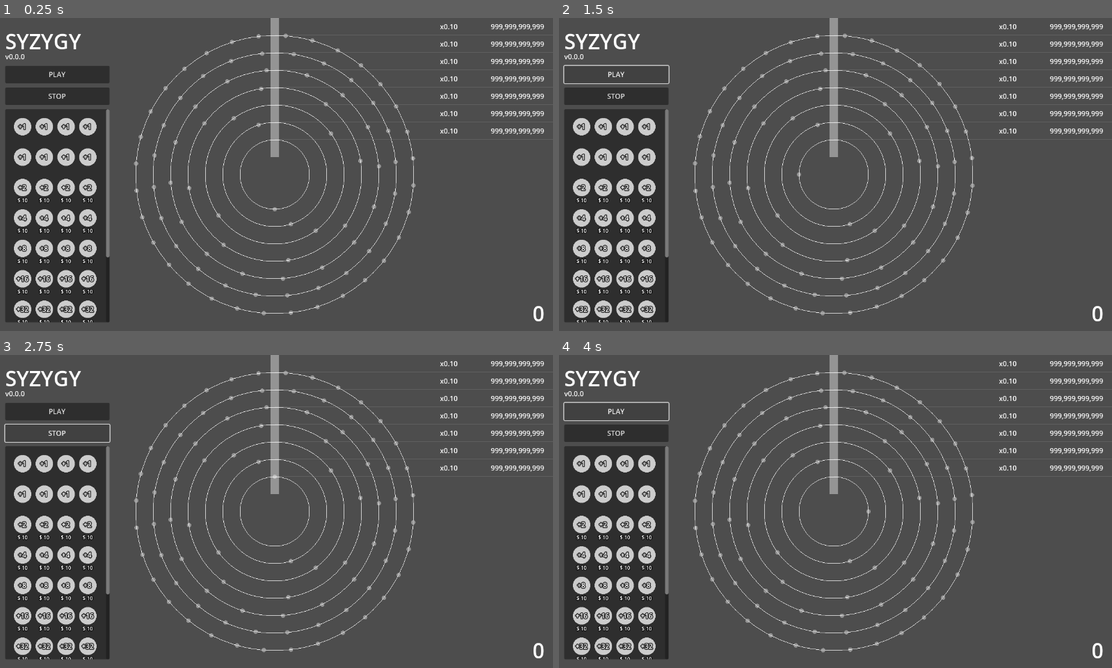
Above: before the commit, frames 1-4 (two rows, left to right).
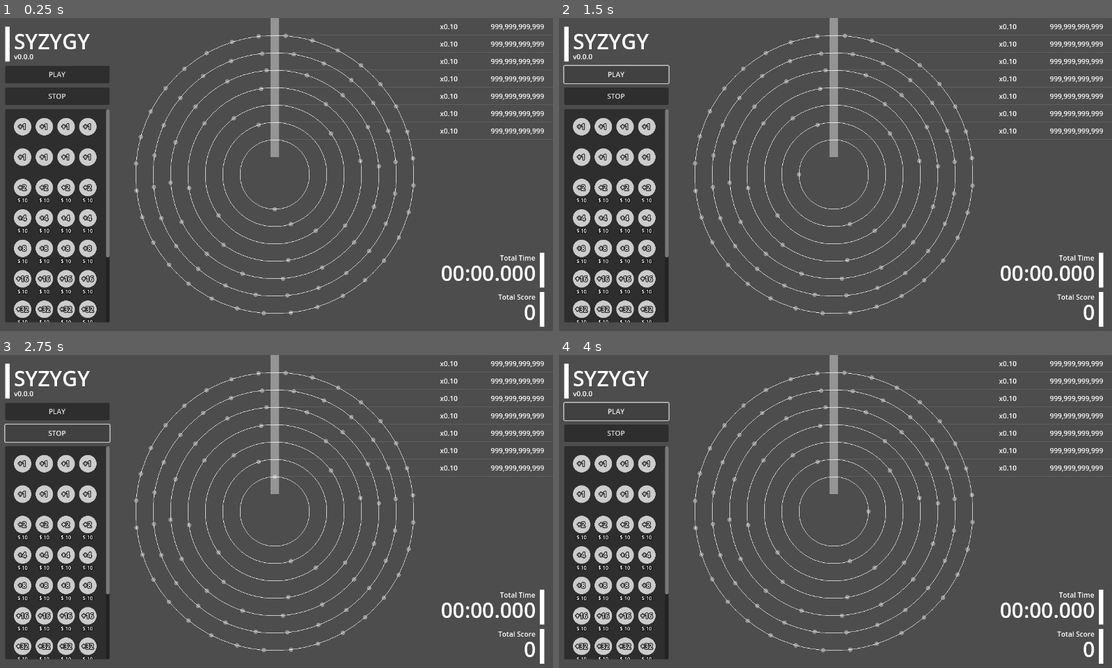
Above: after the commit, the same moments.

Repository: kamikoloss/syzygy
Game: Godot game, scene res://scenes/main.tscn
Two runs of this game, one before a commit and one after it. Both use one fixed random seed, a clock stepped at 60 frames per second and the inputs below.
Inputs:
- Up to frame 1 (0.25 s): no input
- Up to frame 2 (1.5 s): click "PLAY" at 0.5 s; click "PLAY" at 1.25 s
- Up to frame 3 (2.75 s): click "STOP" at 2 s
- Up to frame 4 (4 s): click "STOP" at 2.75 s; click "PLAY" at 3.5 s

The runs differ from the first frame. In frame 1, 1.3% of the frame differs, in the area x 0-99%, y 2-99%; in frame 2, 1.3%; in frame 3, 1.3%; in frame 4, 1.3%.

Commit message:
add total time label to Main

Diff:
--- a/scenes/main.gd
+++ b/scenes/main.gd
@@ -11,13 +11,17 @@
 @export var _button_play: Button
 @export var _button_stop: Button
 @export var _label_version: Label
-@export var _label_score_total: Label
-
+@export var _label_total_score: Label
+@export var _label_total_time: Label
 
 var total_score := 0:
     set(v):
         total_score = v
-        _label_score_total.text = "%s" % [total_score]
+        _label_total_score.text = "%s" % [total_score]
+var total_time_sec := 0:
+    set(v):
+        total_time_sec = v
+        _label_total_time.text = "%s" % [total_time_sec]
 
 
 func _ready() -> void:
--- a/scenes/main.tscn
+++ b/scenes/main.tscn
@@ -5,7 +5,7 @@
 [ext_resource type="PackedScene" uid="uid://bk5qrvbech16c" path="res://scenes/chip_sensor.tscn" id="3_sugp2"]
 [ext_resource type="PackedScene" uid="uid://b185sasx51q0n" path="res://scenes/chip.tscn" id="4_jyhfs"]
 
-[node name="Main" type="Control" node_paths=PackedStringArray("objects", "chip_storage", "_button_play", "_button_stop", "_label_version", "_label_score_total")]
+[node name="Main" type="Control" node_paths=PackedStringArray("objects", "chip_storage", "_button_play", "_button_stop", "_label_version", "_label_total_score", "_label_total_time")]
 layout_mode = 3
 anchors_preset = 0
 script = ExtResource("1_ig7tw")
@@ -14,8 +14,9 @@
 chip_scene = ExtResource("4_jyhfs")
 _button_play = NodePath("UI/MarginContainerLeft/VBoxContainer/ButtonPlay")
 _button_stop = NodePath("UI/MarginContainerLeft/VBoxContainer/ButtonStop")
-_label_version = NodePath("UI/LabelVersion")
-_label_score_total = NodePath("UI/LabelScoreTotal")
+_label_version = NodePath("UI/Title/LabelVersion")
+_label_total_score = NodePath("UI/Score/LabelTotalScore")
+_label_total_time = NodePath("UI/Time/LabelTotalTime")
 
 [node name="Objects" type="Control" parent="."]
 anchors_preset = 0
@@ -272,34 +273,91 @@
 layout_mode = 2
 size_flags_vertical = 3
 
-[node name="LabelTitle" type="Label" parent="UI"]
-custom_minimum_size = Vector2(0, 80)
-layout_mode = 0
+[node name="Title" type="Control" parent="UI"]
+anchors_preset = 0
 offset_left = 20.0
 offset_top = 20.0
+offset_right = 20.0
+offset_bottom = 20.0
+
+[node name="ColorRect" type="ColorRect" parent="UI/Title"]
+layout_mode = 0
+offset_right = 10.0
+offset_bottom = 80.0
+
+[node name="LabelTitle" type="Label" parent="UI/Title"]
+custom_minimum_size = Vector2(0, 80)
+layout_mode = 0
+offset_left = 20.0
 offset_right = 480.0
-offset_bottom = 100.0
+offset_bottom = 80.0
 theme_override_font_sizes/font_size = 48
 text = "SYZYGY"
 
-[node name="LabelVersion" type="Label" parent="UI"]
+[node name="LabelVersion" type="Label" parent="UI/Title"]
 custom_minimum_size = Vector2(0, 80)
 layout_mode = 0
 offset_left = 20.0
-offset_top = 20.0
 offset_right = 480.0
-offset_bottom = 100.0
+offset_bottom = 80.0
 text = "ver0.0.0"
 vertical_alignment = 2
 
-[node name="LabelScoreTotal" type="Label" parent="UI"]
-custom_minimum_size = Vector2(0, 80)
-layout_mode = 2
-offset_left = 800.0
-offset_top = 640.0
-offset_right = 1260.0
-offset_bottom = 720.0
+[node name="Time" type="Control" parent="UI"]
+layout_mode = 3
+anchors_preset = 0
+offset_left = 780.0
+offset_top = 540.0
+offset_right = 780.0
+offset_bottom = 540.0
+
+[node name="ColorRect" type="ColorRect" parent="UI/Time"]
+offset_left = 470.0
+offset_right = 480.0
+offset_bottom = 80.0
+
+[node name="Label" type="Label" parent="UI/Time"]
+custom_minimum_size = Vector2(0, 80)
+offset_right = 460.0
+offset_bottom = 80.0
+text = "Total Time"
+horizontal_alignment = 2
+
+[node name="LabelTotalTime" type="Label" parent="UI/Time"]
+custom_minimum_size = Vector2(0, 80)
+layout_mode = 2
+offset_right = 460.0
+offset_bottom = 80.0
 theme_override_font_sizes/font_size = 48
-text = "999,999,999,999"
-horizontal_alignment = 2
-vertical_alignment = 1
+text = "00:00.000"
+horizontal_alignment = 2
+vertical_alignment = 2
+
+[node name="Score" type="Control" parent="UI"]
+anchors_preset = 0
+offset_left = 780.0
+offset_top = 630.0
+offset_right = 780.0
+offset_bottom = 630.0
+
+[node name="ColorRect" type="ColorRect" parent="UI/Score"]
+offset_left = 470.0
+offset_right = 480.0
+offset_bottom = 80.0
+
+[node name="Label" type="Label" parent="UI/Score"]
+custom_minimum_size = Vector2(0, 80)
+offset_right = 460.0
+offset_bottom = 80.0
+text = "Total Score"
+horizontal_alignment = 2
+
+[node name="LabelTotalScore" type="Label" parent="UI/Score"]
+custom_minimum_size = Vector2(0, 80)
+layout_mode = 2
+offset_right = 460.0
+offset_bottom = 80.0
+theme_override_font_sizes/font_size = 48
+text = "999,999,999,999"
+horizontal_alignment = 2
+vertical_alignment = 2
